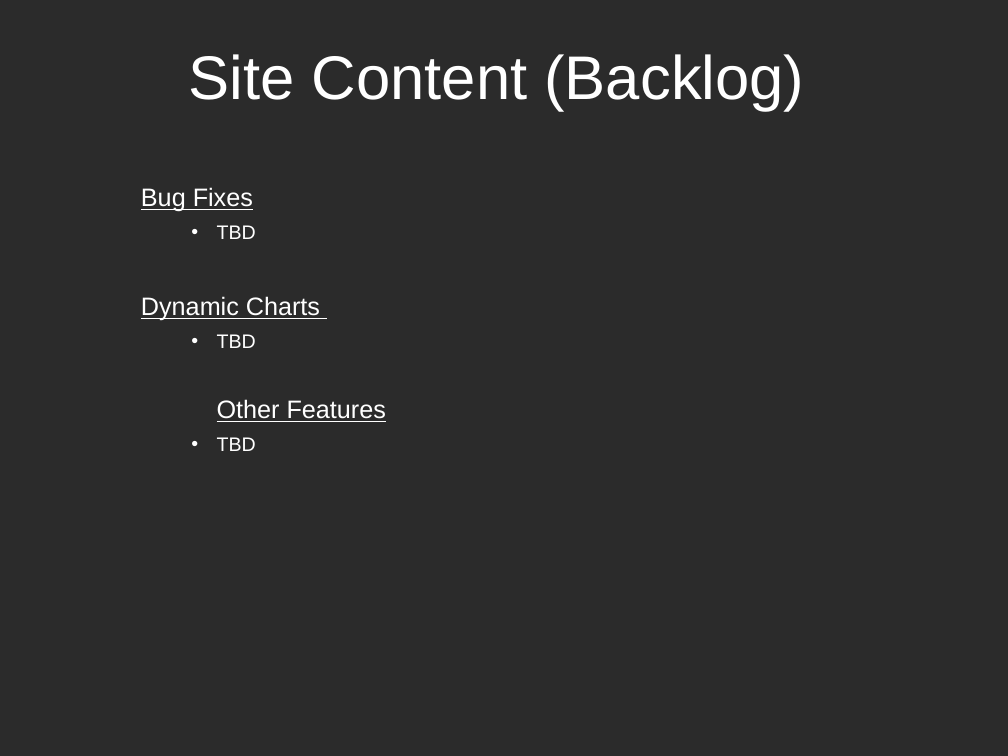
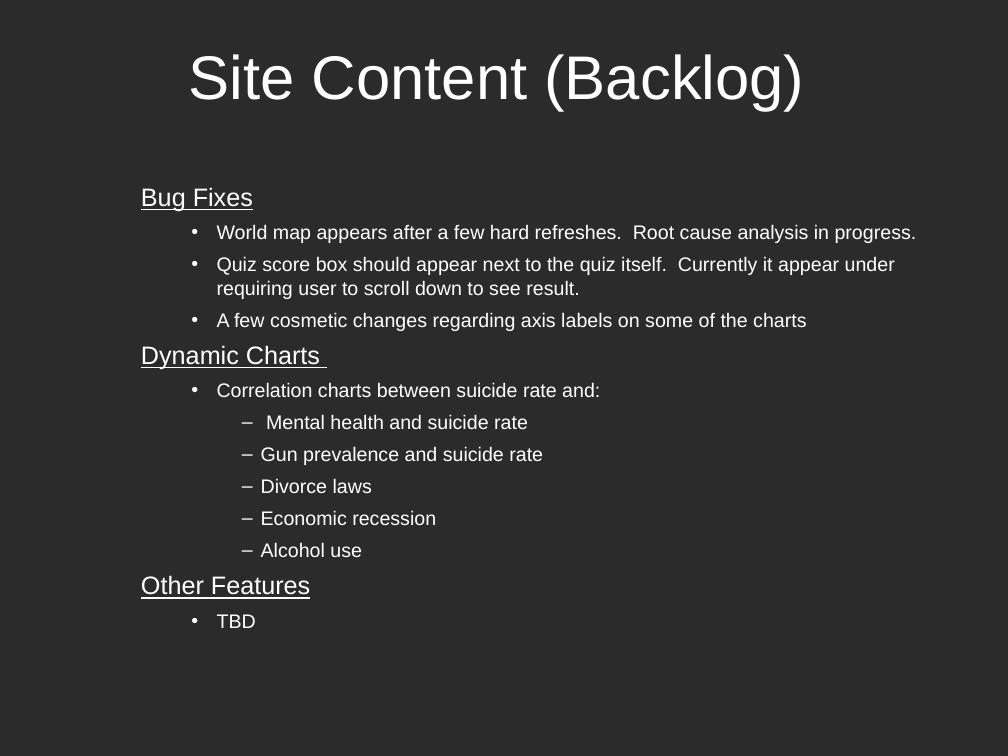
Before and after one commit to salizadeh10/Suicide-Perspectives, a slide deck: slide 5 of Project Overview - 121018.ppt. Drawn at 1008x756 pixels with LibreOffice and Linux fonts; fonts in the diff are those of the drawing; background and template pictures are left out; a plain dark background stands for a picture behind light text. Boxes give left, top, right and bottom in pixels: in the first picture for what was removed or moved away, otherwise in the second. Text is boxed around its words. In the diff, an @@ line names an element or a change of style, - is before the commit and + after.

Commit message:
3rd Iteration
Finished the Backlog page.

```diff
--- a/Project Overview - 121018.ppt
+++ b/Project Overview - 121018.ppt
@@ text at [217,224,917,331]: text changed @@
-    • TBD
+    • World map appears after a few hard refreshes. Root cause analysis in progress.
+    • Quiz score box should appear next to the quiz itself. Currently it appear under requiring user to scroll down to see result.
+    • A few cosmetic changes regarding axis labels on some of the charts
@@ text at [217,382,600,557]: text changed @@
-    • TBD
+    • Correlation charts between suicide rate and:
+      – Mental health and suicide rate
+      – Gun prevalence and suicide rate
+      – Divorce laws
+      – Economic recession
+      – Alcohol use
```
Also in this commit, not shown: 2 other slides changed.
